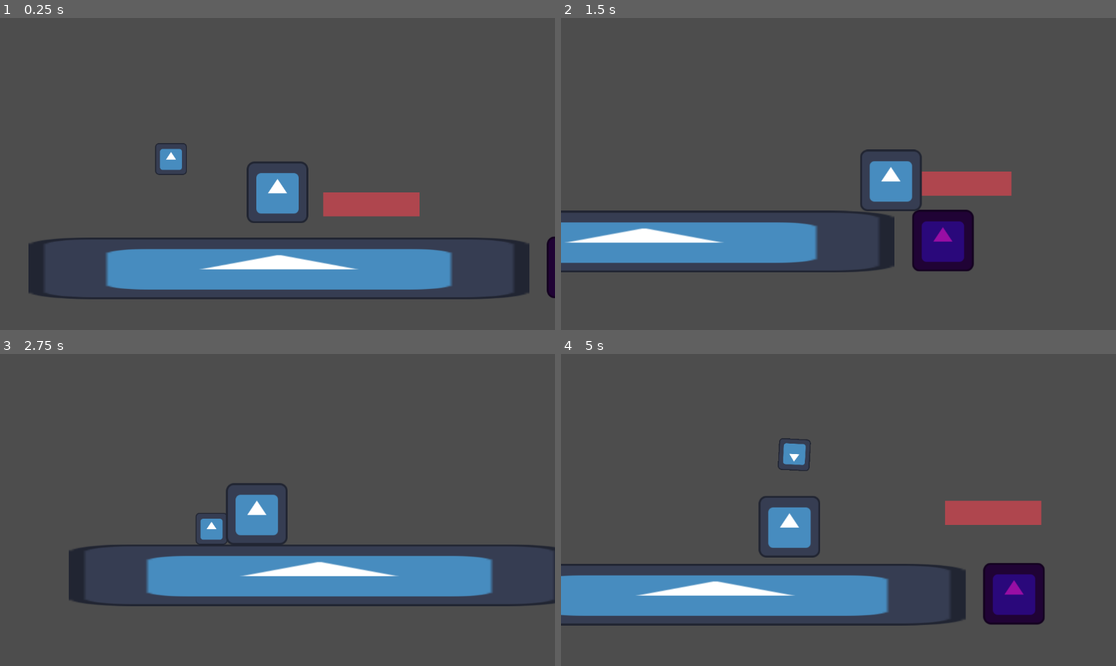
Above: before the commit, frames 1-4 (two rows, left to right).
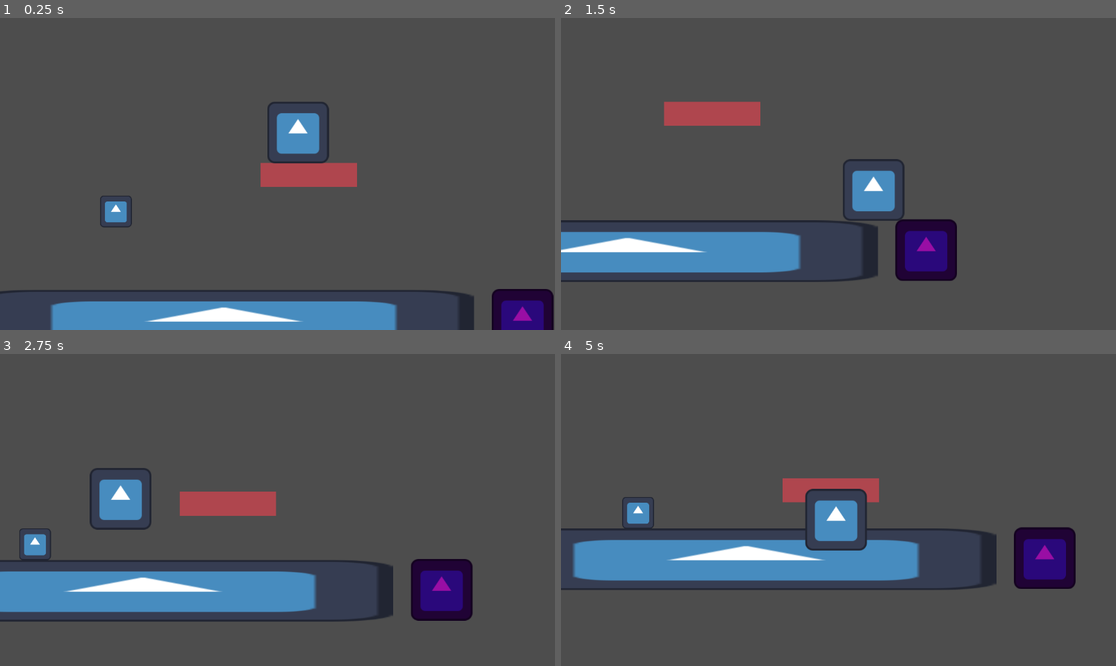
Above: after the commit, the same moments.

Repository: Monczak/warsztatyletni2025
Game: Godot game, scene res://src/Root.tscn
Same seed, same stepped clock (60 frames per second), same inputs: the game is played once before the commit and once after it. The engine's default icon, where the game draws it, is replaced by a stand-in: a white triangle on a blue panel in a dark square.
Inputs:
- Up to frame 1 (0.25 s): no input
- Up to frame 2 (1.5 s): hold Right (MoveRight) from 0.53 s (still down); tap Z (Interact) at 0.6, 1.35 s; tap Up (Jump) at 0.77 s
- Up to frame 3 (2.75 s): tap Up (Jump) at 1.52 s; release Right (MoveRight) at 2.03 s; hold Left (MoveLeft) from 2.03 s (still down); tap Z (Interact) at 2.1 s
- Up to frame 4 (5 s): release Left (MoveLeft) at 2.78 s; hold Right (MoveRight) 2.78-4.28 s; tap Z (Interact) at 2.85, 3.6, 4.35 s; tap Up (Jump) at 3.02, 3.77, 4.52 s; hold Left (MoveLeft) from 4.28 s (still down)

The runs differ from the first frame. In frame 1, 24% of the frame differs, in the area x 0-100%, y 26-100%; in frame 2, 13%; in frame 3, 18%; in frame 4, 24%, in the area x 0-93%, y 26-88%.

Commit message:
Modify moving platform

Diff:
--- a/src/Level.tscn
+++ b/src/Level.tscn
@@ -15,11 +15,11 @@
 mode = 2
 phase_shift = 0.0
 
-[sub_resource type="Resource" id="Resource_ku2j8"]
+[sub_resource type="Resource" id="Resource_i53hl"]
 script = ExtResource("8_sslmq")
 interactable = NodePath("../MovingPlatform")
 mode = 2
-phase_shift = 0.29
+phase_shift = 0.353
 
 [node name="Level" type="Node2D"]
 script = ExtResource("1_m0kto")
@@ -44,4 +44,4 @@
 
 [node name="PeriodicTimer" parent="." instance=ExtResource("7_8ss7w")]
 position = Vector2(-115, 41)
-connections = Array[ExtResource("8_sslmq")]([SubResource("Resource_wuw5a"), SubResource("Resource_ku2j8")])
+connections = Array[ExtResource("8_sslmq")]([SubResource("Resource_wuw5a"), SubResource("Resource_i53hl")])
--- a/src/MonczakWorld.tscn
+++ b/src/MonczakWorld.tscn
@@ -6,3 +6,6 @@
 
 [node name="Camera2D" parent="." index="0" node_paths=PackedStringArray("target")]
 target = NodePath("../Player")
+
+[node name="Player" parent="." index="2"]
+jump_velocity = -600.0
--- a/src/SosivoWorld.tscn
+++ b/src/SosivoWorld.tscn
@@ -6,3 +6,6 @@
 
 [node name="Camera2D" parent="." index="0" node_paths=PackedStringArray("target")]
 target = NodePath("../Player")
+
+[node name="Player" parent="." index="2"]
+jump_velocity = -600.0
--- a/src/World.tscn
+++ b/src/World.tscn
@@ -17,3 +17,4 @@
 [node name="Level" parent="." instance=ExtResource("1_kbm2b")]
 
 [node name="Player" parent="." instance=ExtResource("2_2o6v2")]
+position = Vector2(157, -59)
--- a/src/objects/PeriodicTimer.gd
+++ b/src/objects/PeriodicTimer.gd
@@ -53,11 +53,9 @@
             if _connection_states.get_or_add(interactable) == null or not _connection_states[interactable]:
                 _connection_states[interactable] = true
                 interactable.OnInteraction()
-                print("ON")
             else:
                 _connection_states[interactable] = false
                 interactable.OffInteraction()
-                print("OFF")
 
     _connection_handled[connection] = true
 
--- a/src/objects/Player.tscn
+++ b/src/objects/Player.tscn
@@ -13,7 +13,7 @@
 [node name="Player" type="CharacterBody2D"]
 collision_mask = 6
 script = ExtResource("1_7ey65")
-jump_velocity = -700.0
+max_speed = 400.0
 
 [node name="Sprite2D" type="Sprite2D" parent="."]
 texture = ExtResource("2_f7md5")
--- a/src/sosivo/prefabs/MovingPlatform.tscn
+++ b/src/sosivo/prefabs/MovingPlatform.tscn
@@ -6,22 +6,20 @@
 [sub_resource type="RectangleShape2D" id="RectangleShape2D_qlgry"]
 size = Vector2(200, 50)
 
-[node name="MovingPlatform" type="RigidBody2D" node_paths=PackedStringArray("_rb")]
+[node name="MovingPlatform" type="AnimatableBody2D" node_paths=PackedStringArray("_rb")]
 position = Vector2(243, -49)
-mass = 400.0
-gravity_scale = 0.0
-lock_rotation = true
+collision_layer = 2
+collision_mask = 7
 script = ExtResource("1_mfvqv")
-_moveSpeed = 100.0
-_acceleration = 100.0
+_acceleration = 4.0
 _rb = NodePath(".")
-DestinationDelta = Vector2(3000, -3000)
-
-[node name="CollisionShape2D" type="CollisionShape2D" parent="."]
-shape = SubResource("RectangleShape2D_qlgry")
-one_way_collision_margin = 0.0
+DestinationDelta = Vector2(0, -300)
 
 [node name="Sprite2D" type="Sprite2D" parent="."]
 modulate = Color(0.685266, 0.27289, 0.304541, 1)
 scale = Vector2(100, 25)
 texture = ExtResource("2_i4ph8")
+
+[node name="CollisionShape2D" type="CollisionShape2D" parent="."]
+shape = SubResource("RectangleShape2D_qlgry")
+one_way_collision_margin = 0.0
--- a/src/sosivo/scripts/MovingObject.gd
+++ b/src/sosivo/scripts/MovingObject.gd
@@ -4,7 +4,7 @@
 #@export var rb : RigidBody2D
 @export var _moveSpeed : float = 1
 @export var _acceleration : float = 10
-@export var _rb : RigidBody2D
+@export var _rb : AnimatableBody2D
 var _origin : Vector2
 var _destination : Vector2
 @export var DestinationDelta : Vector2
@@ -26,20 +26,25 @@
 
 # Called every frame. 'delta' is the elapsed time since the previous frame.
 func _physics_process(delta : float) -> void:
-    const closeToZero : float = 1
-    var desiredRelocation : Vector2 = Vector2.ZERO
+    #const closeToZero : float = 1
+    #var desiredRelocation : Vector2 = Vector2.ZERO
+#
+    #if _originFlag:
+        #desiredRelocation = _origin - position
+    #else:
+        #desiredRelocation = _destination - position
 
-    if _originFlag:
-        desiredRelocation = _origin - position
-    else:
-        desiredRelocation = _destination - position
-
-    if desiredRelocation.length() > closeToZero:
-        velocity = lerp(_rb.linear_velocity, desiredRelocation.normalized() * _moveSpeed,_acceleration * delta)
-    else:
-        velocity = lerp(_rb.linear_velocity, desiredRelocation, _acceleration * delta)
+    #if desiredRelocation.length() > closeToZero:
+        #position = lerp(position, position + desiredRelocation.normalized(), _acceleration * delta)
+    #else:
+        #position = lerp(position, desiredRelocation, _acceleration * delta)
         #transform.position = (Vector2)transform.position + desiredRelocation;
 
-func _integrate_forces(_state: PhysicsDirectBodyState2D) -> void:
-    _rb.linear_velocity = velocity
+    var target := _origin if _originFlag else _destination
+    position = lerp(position, target, _acceleration * delta)
+
+
+
+#func _integrate_forces(_state: PhysicsDirectBodyState2D) -> void:
+    #_rb.linear_velocity = velocity
     #transform.position = (Vector2)transform.position + desiredRelocation;
